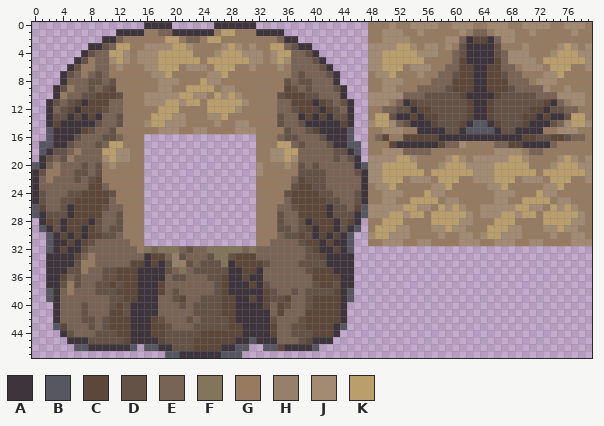
One commit to this sprite sheet: src/main/resources/pokemon/tiles/cave/cliff.png. The picture above is the old version.
The file is 80x48 pixels. Colours within 5 levels of each other are drawn and written as one.
Palette (. is transparent): A #3e353c  B #575761  C #5c4739  D #645246  E #786354  F #827559  G #967b61  H #978069  J #a38a72  K #ba9f6c
Pixels before (only the part around the change), first column x 12:
 0 ....AAAA......AAAAAA................GGGJGGJJJJGGJJJGGJJJGGJJJJGGJJJG
 1 AAAAGGEEAAAAAAGKKGGGAAAA............GGJJJGGJGGGGGJGEEGJJJGGJGGGGGJGG
 2 EGGGGGGKKGEEGKKGGGGGGGGEAA..........GGJJJJGGGGGJJEACCAEJJGGGGGGGGGGG
 3 KKGGJJJJKKJGGGGJKJGJGGKKEDAA........JJJJKKJGJJGJGDAAAADGGGJGGGGJKJGJ
 4 KJGJJJKKKKKGGGJKKKJJJGJKKEEDA.......JJKKKKKJJJGGEDAAAADEJJJGGGJKKKJJ
 5 KJGJJJKKKKKKGKKKKKKJJGJKJEEEDA......JJKKKKKKGGGGECAAAACEJJJJGKKKKKKJ
 6 JGGGJJKKKGJJJGKKKGGJGGGJGEEEEDA.....JJKKKGJJJGGEECCAACCEEGJJJGKKKGGJ
 7 GGGGGJJKGGGGGJJKGGGGGGGGGEDEEEDA....GJJKGGGJGGEEDCCAACCDEEGGGJJKGGGG
 8 GGGGGGJJJGGGKJJGGGGGGGGGDEDDEEEA....GGJJJGGGGEEECCCAACCCEEEGJJJGGGGG
 9 GGGGGGJJGGKKKKGJJGGGGGGGCDEDEEEDA...GGJJGGGEEEEDCCCAACCCDEEEEJGGJGGG
10 DGGGJJJJJKKJJGKJKJGGGGGDCCCDDEEEA...JJJJJEEEDDDDDCAAAACDDDDDEEEJJJJG
11 EGGGJJJKKJKKGKKKKKJGGGGEECCCACDEDA..JJJGEACDDDDDDDCAACDDDDDDDCAEGJJG
12 EGGGGGKKKGGGGKKKKJGGGGGEEDCCCACDEA..GGEEDDACCDDDDDCAACDDDDDCCADDEEGG
13 DGGGGKKKJJGGGJJKGGGGGGGDEEACACADDA..GKKDAACACCDDDDCAACDDDDCCACAADKKG
14 DGGGJKKJJJGGGGJGGJJGGGGDEEDAAAAACA..JKKJEDAAACDDDCABBACDDDCAAADEJKKJ
15 GGGGGGJJJGGJJGGGGJJJGGGGDEEDCAAAAB..GGJJJGGAAAADDABBBBADDAAAAGGJJJGG
16 EGGG................GGGEDDEEEDAAAB..GECGGCCCCCAAAAAAAAAAAACCDDCCDEEG
17 KGGG................GGGKKEDEEEDAABB.GGGCAAAAAACEEJGGGGEECCAAAAEGGGGG
18 JJGG................GGJJKKEEEEEDDAB.GGJJJEEEEGGGGGGGGGJJJJGEEGGGGGGG
19 JJGG................GGJJKJEEEEEDEDA.JJJJKKJGGGGJKJGJJJJJKKJGGGGJKJGJ
20 GGGG................JGGGJGDEDEEEEEABJJKKKKKGGGJKKKJJJJKKKKKGGGJKKKJJ
21 GGGG................JGGGGGDDDDEEEEDAJJKKKKKKGKKKKKKJJJKKKKKKGKKKKKKJ
22 GGGG................GGGGGECDDDEEEEEAJJKKKGJJJGKKKGGJJJKKKGJJJGKKKGGJ
23 GGGG................GGGGGDCCDDEEEEEAGJJKGGGGGJJKGGGGGJJKGGGGGJJKGGGG
24 GGGG................GGGGDCCCCDDEEEDAGGJJJGGGKJJGGGGGGGJJJGGGKJJGGGGG
25 GGGG................GGGGECCCCCDDEEDAGGJJGGKKKKGJJGGGGGJJGGKKKKGJJGGG
26 EGGG................GGGEEDCCCCADDECBJJJJJKKJJGKJKJGGJJJJJKKJJGKJKJGG
27 DGGG................GGGDEECCCCADDDABJJJKKJKKGKKKKKJGJJJKKJKKGKKKKKJG
28 DGGG................GGGDEEDACCCADCA.GGKKKGGGGKKKKJJGGGKKKGGGGKKKKJJG
29 DGGG................GGGDDEDCACCADAB.GKKKJJGGGJJKJJGGGKKKJJGGGJJKJJGG
30 EGGG................GGGEDDCDACACAB..JKKJJJGGGGJGGJJGJKKJJJGGGGJGGJJG
31 EEGG................GGEEEEDCCACAAB..GGJJJGGJJGGGGJJJGGJJJGGJJGGGGJJJ
32 EEEGFEFFFEDEEFFFFFEFEEEEEEEDCAACAB..................................
33 EEEEACCEHDEEEDFFDCCCEEEEEEEDDCAAAA..................................
34 EECCACADHHDEDDDFACCCCDEEEEDDDDAAAA..................................
35 CCCAAAADEFEDDDDDAACCAEEEEEEDCCCAAA..................................
36 CCCAAAAEDDEEEDDCAACAAEEEEEEECCCCAA..................................
37 DCCAAACEEEEEEEDCAAACADEEEEEEDCCDAA..................................
The result:
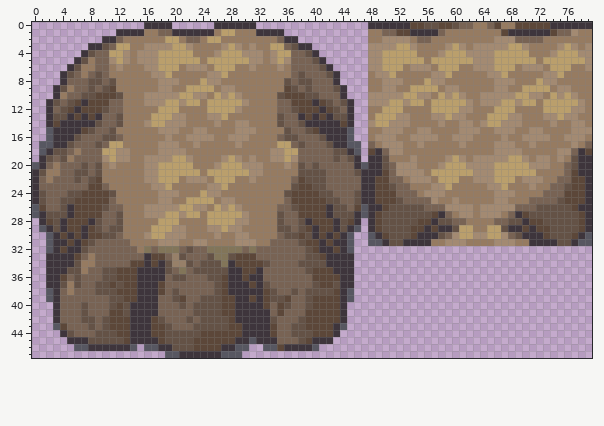
Changes in this commit:
Changed rows in their new state; - is an unchanged pixel.
first column x 16:
 0 --------------------------------AAAAAACCDDCCDEE--ECG-CCCCCAAAAAA
 1 ----------------------------------EECCAAAAE--G-GG-GCAAAAAACEE---
 2 ---------------------------------------EE--GGGGGGGJ--EEEE-------
 3 ----------------------------------------GG--KJGJJJJJKK----------
 4 ---------------------------------------GGGJKKKJJJJKKKKK---------
 5 -----------------------------------------KKKKKKJJJKKKKKK--------
 6 ------------------------------------------KKKGGJJJKKK-----------
 7 ---------------------------------------G-JJKGGGGGJJKGG----------
 8 ----------------------------------------KJJGGGGGGGJJJGG-K-------
 9 --------------------------------------KKKKGJJGGGGGJJGGKKKK-J----
10 -------------------------------------KKJJGKJKJGGJJJJJKKJJGK-K-G-
11 -----------------------------------KKJKKGKKKKKJGJJJKKJKKGKKKKK--
12 ----------------------------------KKKGGGGKKKKJJGGGKKKGGGGKKKKJJ-
13 -----------------------------------KJJGGGJJKJJGGGKKKJJGGGJJKJJG-
14 ------------------------------------JJGGGGJGGJJGJKKJJJGGGGJGGJJG
15 ---------------------------------------JJGGGGJJJGGJJJGGJJ--GG-JJ
16 GGGJGGJJJJGGJJJG-----------------JJJ-GJJJJGGJJJGGGGJGGJJJJGGJJJ-
17 GGJJJGGJGGGGGJGG----------------E-JJJGGJGGGGG-----JJJGGJGGG--J-E
18 GGJJJJGGGGGGGGGG----------------CAE--GGGG--------------GG--JJEAC
19 JJJJKKJGGGGJKJGJ----------------AADGGG------------------JJ--GDAA
20 JJKKKKKGGGJKKKJJ----------------AADEJJJ----------------JJJGGEDAA
21 JJKKKKKKGKKKKKKJ----------------AACEJJJJ-----------------GGGECAA
22 JJKKKGJJJGKKKGGJ----------------ACCEE---------------------GEECCA
23 GJJKGGGGGJJKGGGG----------------ACCDEE-----------------J-GEEDCCA
24 GGJJJGGGKJJGGGGG----------------ACCCEEE-J---------------GEEECCCA
25 GGJJGGKKKKGJJGGG----------------ACCCDEEEEJ-G----------GEEEEDCCCA
26 JJJJJKKJJGKJKJGG----------------AACDDDDDEEE-J-J------EEEDDDDDCAA
27 JJJKKJKKGKKKKKJG----------------ACDDDDDDDCAEGJ-----GEACDDDDDDDCA
28 GGKKKGGGGKKKKJJG----------------ACDDDDDCCADDEEG---EEDDACCDDDDDCA
29 GKKKJJGGGJJKJJGG----------------ACDDDDCCACAADKK----DAACACCDDDDCA
30 JKKJJJGGGGJGGJJG----------------BACDDDCAAADEJKKJ----EDAAACDDDCAB
31 GGJJJGGJJGGGGJJJ----------------BBADDAAAA--JJ-GG-------AAAADDABB
Changed places in both pictures, as pixel boxes (x1, y1, x2, y2):
changed: (368, 22, 592, 246)
added: (144, 134, 256, 246)
